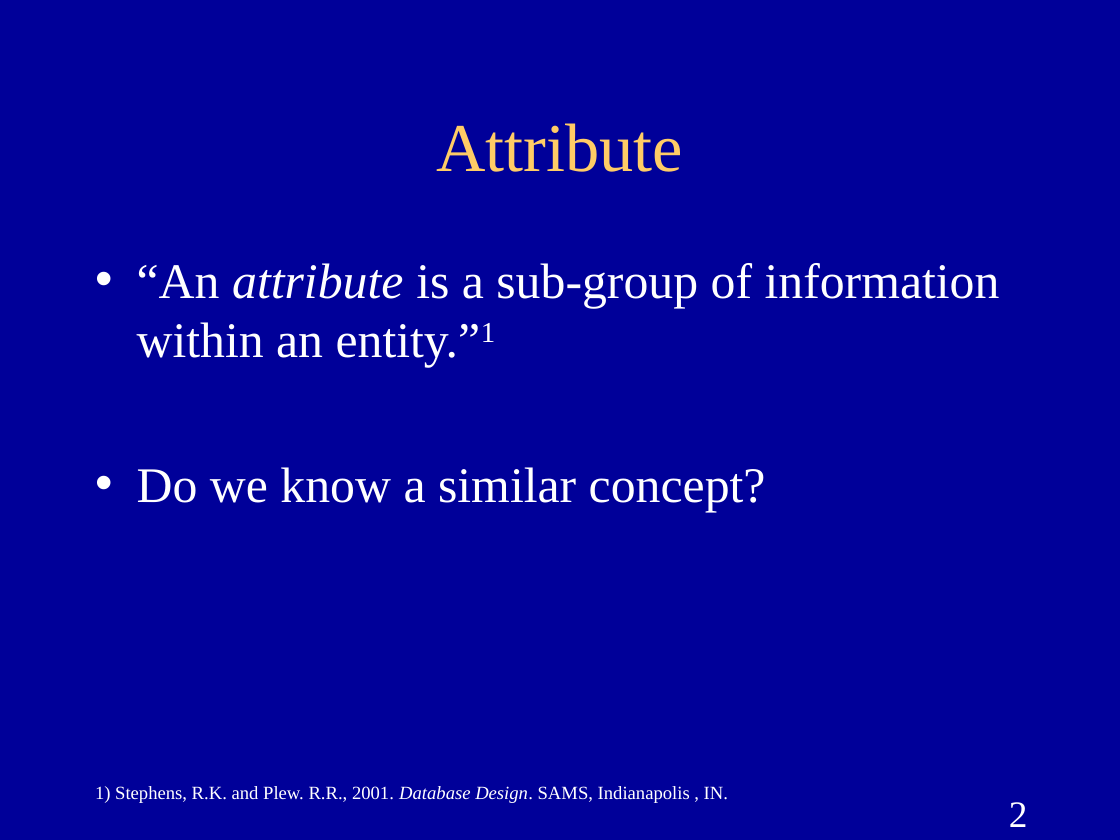
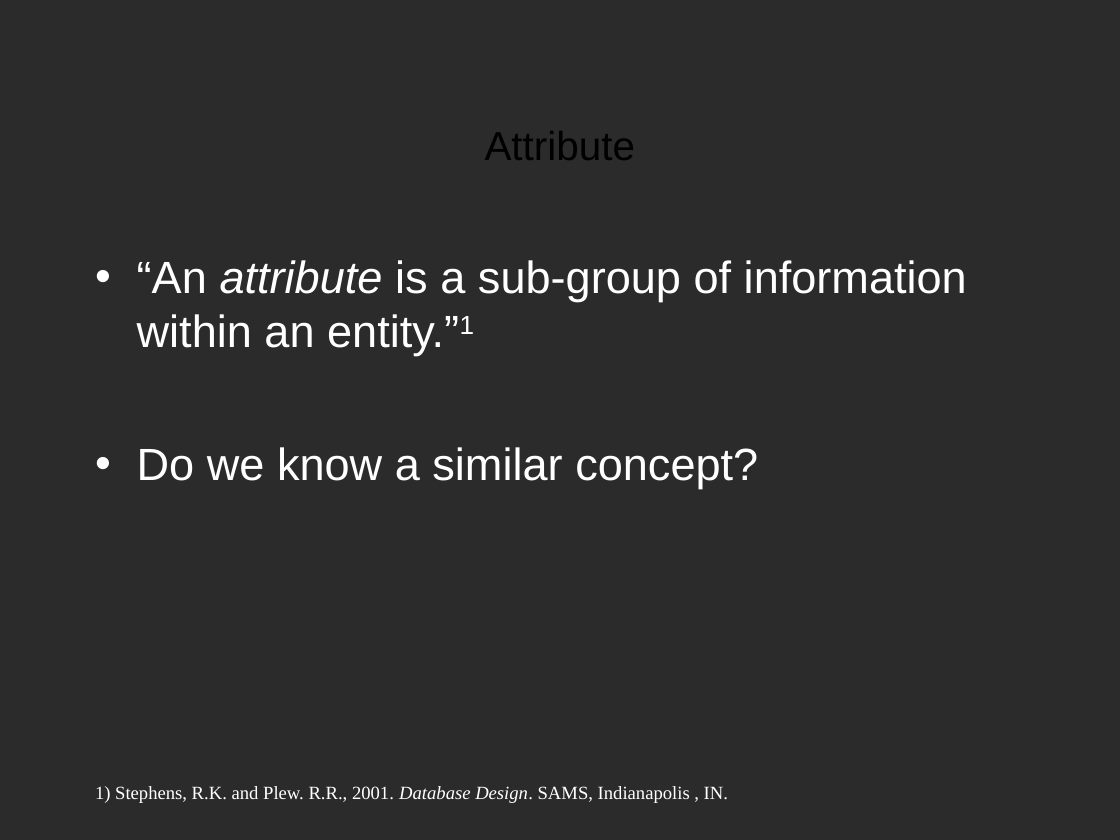
Before and after one commit to pkisambira/environment, a slide deck: slide 3 of ER-Diagram.ppt (slide 2 before the commit). Drawn at 1120x840 pixels with LibreOffice and Linux fonts; fonts in the diff are those of the drawing; background and template pictures are left out; a plain dark background stands for a picture behind light text. Boxes give left, top, right and bottom in pixels: in the first picture for what was removed or moved away, otherwise in the second. Text is boxed around its words. In the diff, an @@ line names an element or a change of style, - is before the commit and + after.

```diff
--- a/ER-Diagram.ppt
+++ b/ER-Diagram.ppt
@@ background #000099 to picture (left out) @@
@@ title "Attribute" at <box>485,131,635,160</box>: size 44 to 26 pt, font Times New Roman to Arial, text colour #FFCC66 to #000000 @@
@@ text "“An attribute is a sub-group ..." at <box>137,260,967,489</box>: size 32 to 29 pt, font Times New Roman to Arial @@
@@ page number removed at <box>1009,802,1028,827</box> @@
-2
```
Also in this commit, not shown: 11 other slides changed, 1 slide added.
